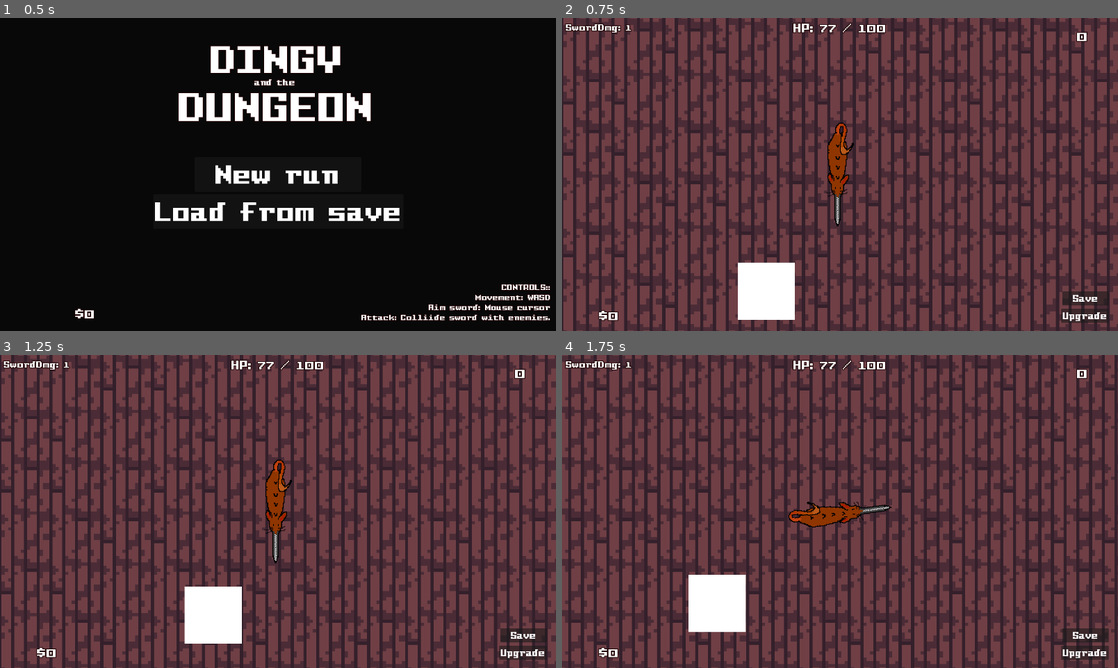
Above: before the commit, frames 1-4 (two rows, left to right).
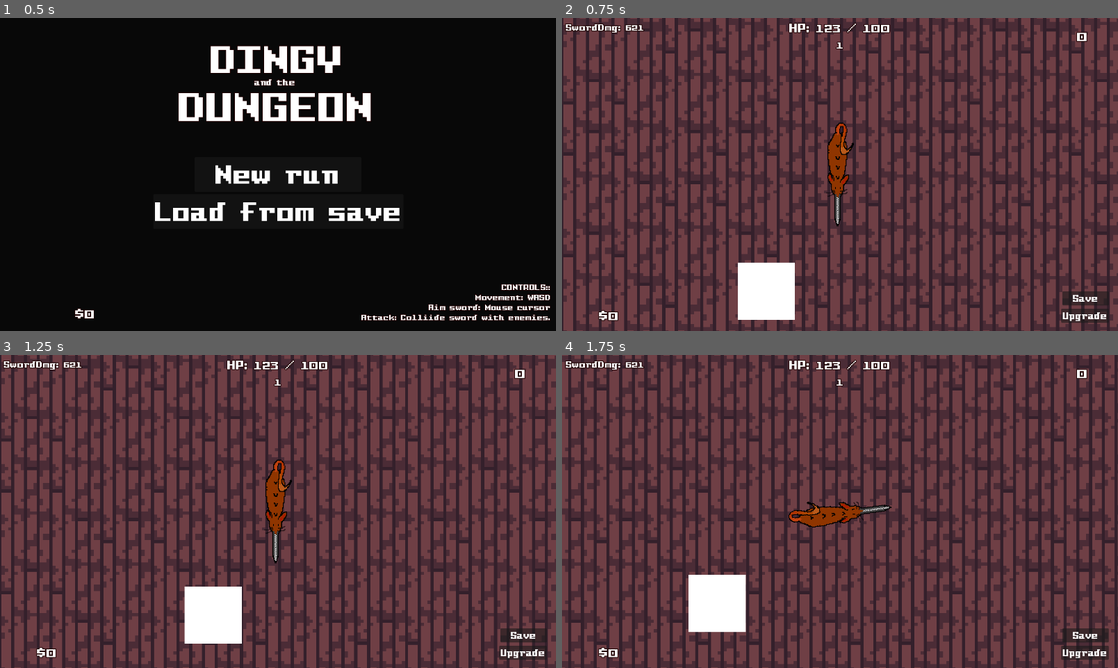
Above: after the commit, the same moments.

Repository: snoutibur-academic/Dingy-Dungeon-Game
Game: Godot game, scene res://Scenes/Main/Main.tscn
The game is run twice, just before and just after one commit, with the same random seed, the same clock (stepped at 60 frames per second) and the same inputs.
Inputs (mouse positions are in pixels of both pictures, inside the frame that each line leads up to):
- Up to frame 1 (0.5 s): no input
- Up to frame 2 (0.75 s): click "Load from save" at 0.5 s
- Up to frame 3 (1.25 s): no input
- Up to frame 4 (1.75 s): move the mouse to (962, 495) at 1.27 s; hold D (right) from 1.28 s (still down)

Frame 1 is identical in both runs. In frame 2, 0.4% of the frame differs, in the area x 11-59%, y 1-10%; in frame 3, 0.4%; in frame 4, 0.4%.

Commit message:
Added mobcounter!

Diff:
--- a/GlobalScripts/Game.gd
+++ b/GlobalScripts/Game.gd
@@ -8,3 +8,4 @@
 var atkDmgUpgradeCost = 10
 
 var room = 0
+var mobCount = 0
--- a/Mobs/Dingy.gd
+++ b/Mobs/Dingy.gd
@@ -14,6 +14,9 @@
 @export var mobAtkDamage = 1
 @export var moneyDrop = 5
 
+func _ready():
+	Game.mobCount += 1
+
 "Movement / Chasing"
 func _physics_process(delta):
 	if playerAttacked: # Put here so the player will repeatedly take damage.
@@ -25,6 +28,7 @@
 
 		if health <= 0: # AKA on death
 			# DeathSound.play()
+			Game.mobCount -= 1
 			Game.money += moneyDrop
 			self.queue_free()
 
--- a/Player/HUD.tscn
+++ b/Player/HUD.tscn
@@ -1,7 +1,14 @@
-[gd_scene load_steps=5 format=3 uid="uid://hj0lanaxubde"]
+[gd_scene load_steps=6 format=3 uid="uid://hj0lanaxubde"]
 
 [ext_resource type="Theme" uid="uid://b2uy38s86fu5v" path="res://Theme/Main.tres" id="1_5xnaw"]
 [ext_resource type="Script" path="res://Player/HUD.gd" id="1_ecv5k"]
+
+[sub_resource type="GDScript" id="GDScript_45pey"]
+script/source = "extends Label
+
+func _process(delta):
+	self.text = str(Game.mobCount)
+"
 
 [sub_resource type="GDScript" id="GDScript_euhmn"]
 script/source = "extends Label
@@ -49,6 +56,24 @@
 vertical_alignment = 1
 autowrap_mode = 3
 clip_text = true
+
+[node name="MobCount" type="Label" parent="."]
+anchors_preset = 5
+anchor_left = 0.5
+anchor_right = 0.5
+offset_left = -184.0
+offset_top = 41.0
+offset_right = 184.0
+offset_bottom = 98.0
+grow_horizontal = 2
+theme = ExtResource("1_5xnaw")
+theme_override_font_sizes/font_size = 27
+text = "{MobCount}"
+horizontal_alignment = 1
+vertical_alignment = 1
+autowrap_mode = 3
+clip_text = true
+script = SubResource("GDScript_45pey")
 
 [node name="CurrencyDisplay" type="Label" parent="."]
 anchors_preset = 2
--- a/Player/Player.tscn
+++ b/Player/Player.tscn
@@ -79,7 +79,6 @@
 one_way_collision_margin = 0.0
 
 [node name="Jetpack" type="StaticBody2D" parent="."]
-visible = false
 
 [node name="Shove" type="CollisionShape2D" parent="Jetpack"]
 position = Vector2(-12, 0.999924)
--- a/Scenes/Levels/1Level.gd
+++ b/Scenes/Levels/1Level.gd
@@ -7,10 +7,6 @@
 
 func _process(delta):
 	pass
-
-
-#var enemy_1 = preload("res://Mobs/Dingy.tscn")
-
 
 func _on_spawn_timer_timeout():
 	for i in range(randi_range(10,51)):
--- a/Scenes/Main/MainScene.gd
+++ b/Scenes/Main/MainScene.gd
@@ -16,7 +16,9 @@
 	Game.money = 0
 	Game.atkDmgUpgradeCost = 10
 	Game.plrAtkDmg = 1
+	Game.mobCount = 0
 
 func _on_start_from_save_pressed():
 	Utils.loadGame()
+	Game.mobCount = 0
 	get_tree().change_scene_to_file(("res:///Scenes/Levels/1Level.tscn"))
Not shown, changed: DingusSaveData.bin
